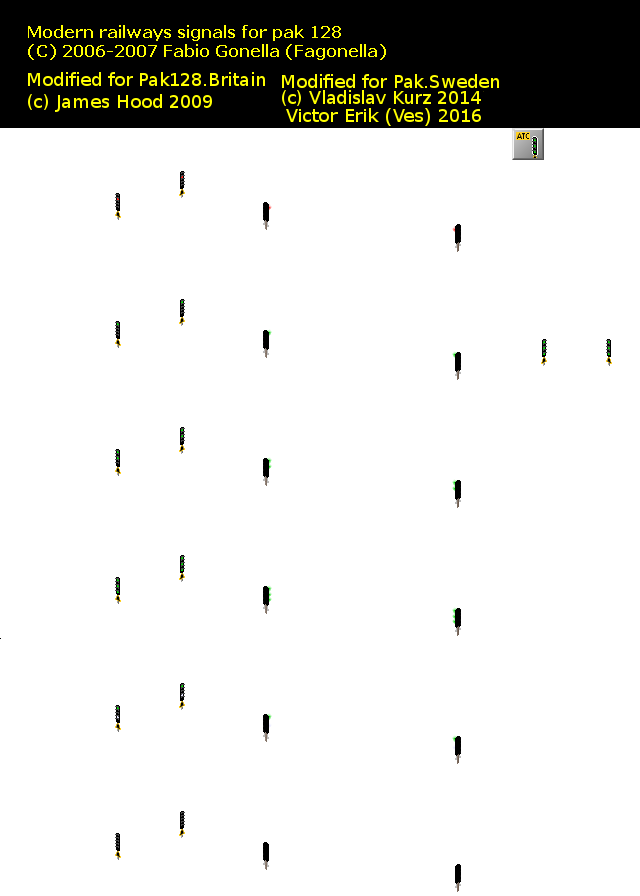
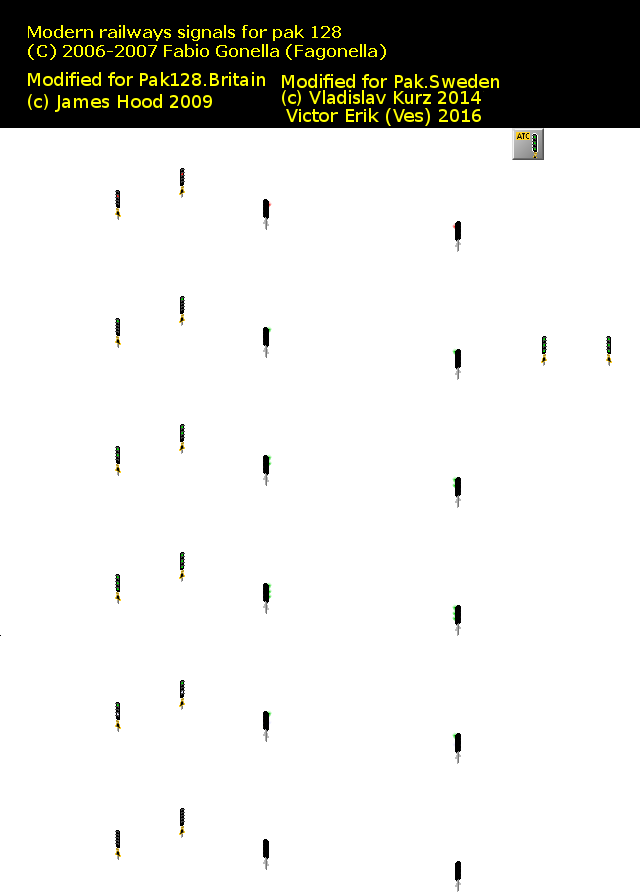
Two versions of the same layered image (640x896). Layer-by-layer changes:
added layer "Skylt 2" above "ATC" over [left=116, top=152, right=610, bottom=882]
painted on "ATC" over [left=115, top=188, right=612, bottom=892]
painted on "signals_1.png" over [left=0, top=133, right=612, bottom=884]
painted on "Skuggor" over [left=118, top=145, right=610, bottom=882]
painted on "Mast" over [left=117, top=148, right=610, bottom=883]
painted on "Flare" over [left=267, top=201, right=457, bottom=750]
